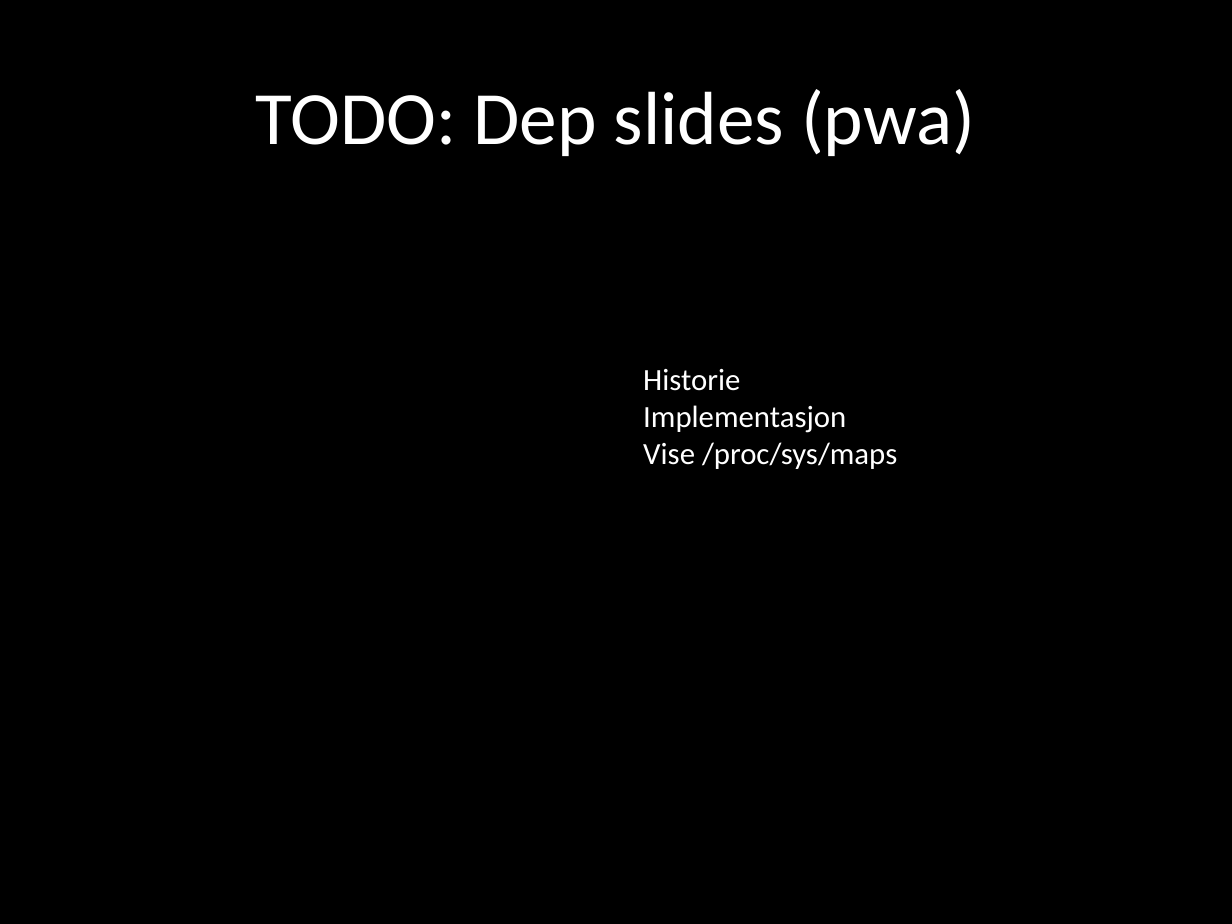
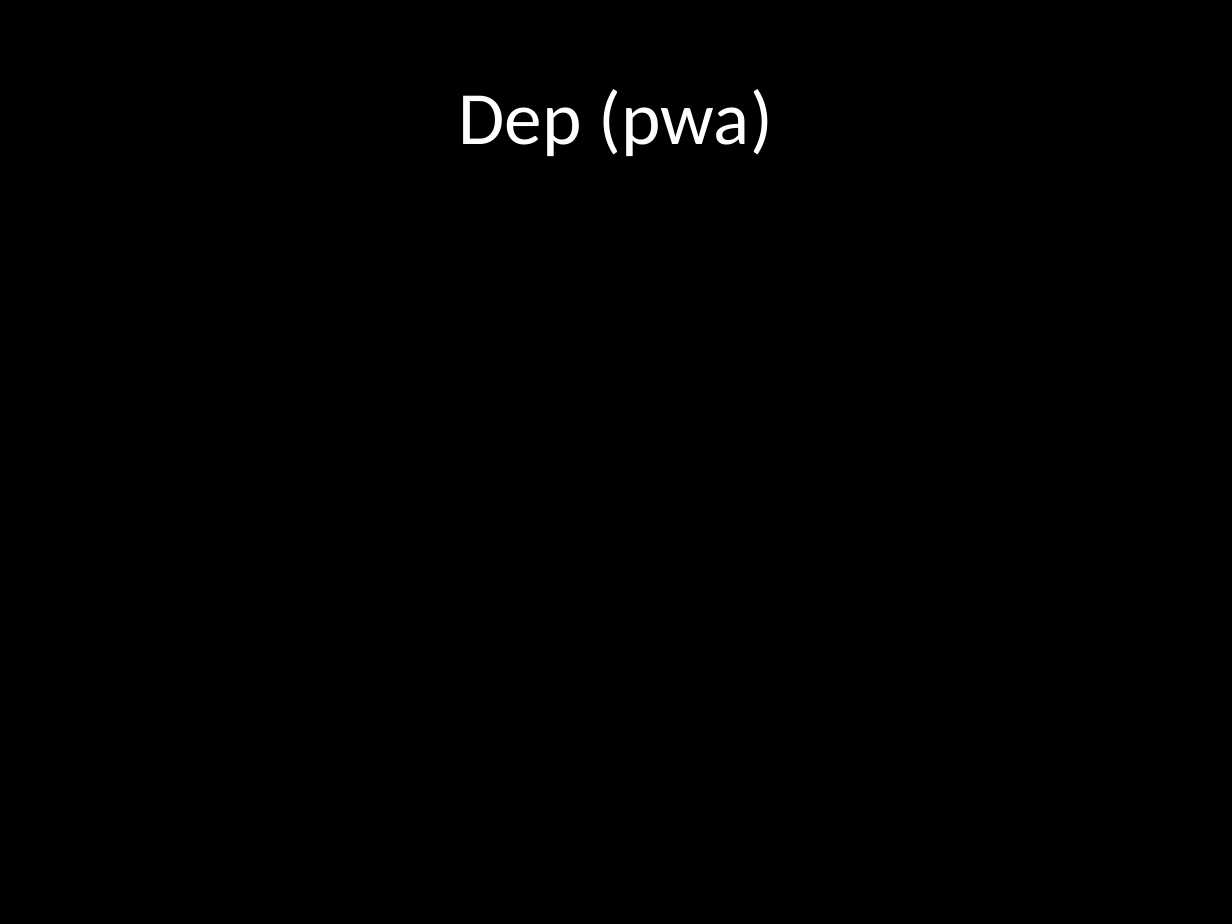
Before and after one commit to wuurrd/techzonepresentation, a slide deck: slide 20 of presentation.pptx (slide 16 before the commit). Drawn at 1232x924 pixels with LibreOffice and Linux fonts; fonts in the diff are those of the drawing. Boxes give left, top, right and bottom in pixels: in the first picture for what was removed or moved away, otherwise in the second. Text is boxed around its words. In the diff, an @@ line names an element or a change of style, - is before the commit and + after.

```diff
--- a/presentation.pptx
+++ b/presentation.pptx
@@ title at (459, 89, 773, 156): text changed @@
-TODO: Dep slides (pwa)
+Dep (pwa)
@@ text removed at (643, 369, 897, 469) @@
-Historie
-Implementasjon
-Vise /proc/sys/maps
```
Also in this commit, not shown: 1 other slide changed, 13 slides added, 5 slides removed.
